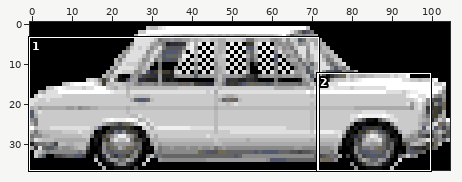
Pixel-art file, stored at static/coche7.aseprite. Above, an overview of the earlier version with the close-up marked.
Close-up. Before the edit:
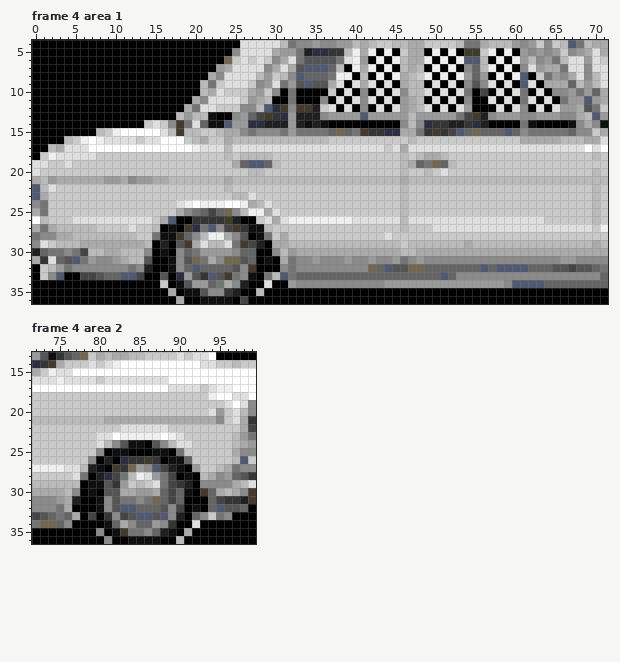
105x37 pixels, 4 frames. Shown: frame 4 area 1: x 0..71, y 4..36; frame 4 area 2: x 72..99, y 13..36.
After:
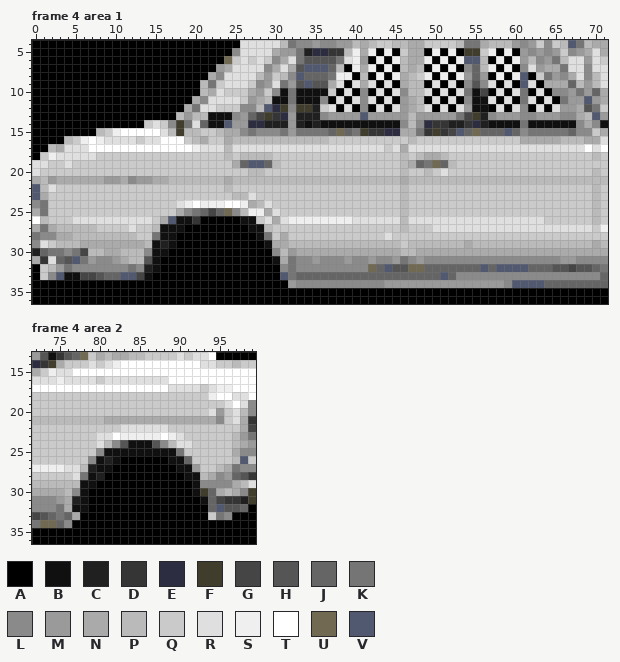
Palette (. is transparent): A #000000  B #101010  C #202020  D #353535  E #2d2d41  F #413d2d  G #454545  H #555555  J #656565  K #757575  L #8a8a8a  M #9a9a9a  N #aaaaaa  P #bababa  Q #cacaca  R #dfdfdf  S #efefef  T #ffffff  U #716951  V #515971
Change:
Frame 4 area 1:
y 10: x 31 A -> B; x 33..36 AAAA -> BBBB; x 55 A -> B
y 11: x 30..31 AA -> BB; x 33..35 AAA -> BBB; x 55..56 AA -> BB
y 12: x 55..56 AA -> BB
y 13: x 23..24 AA -> BB
y 14: x 37..45 AAAAAAAAA -> BBBBBBBBB; x 57..60 AAAA -> BBBB; x 63..66 AAAA -> BBBB
y 26: x 18..19 AA -> BB; x 21..27 DDDFCAA -> AAAAABB
y 27: x 16 A -> B; x 18..26 AFEKVLGFD -> BAAAAAAAA
y 28: x 18..26 FJLPSSNLH -> AAAAAAAAA
y 29: x 15 A -> B; x 17..29 AHFNRPPRKFGCA -> BAAAAAAAAAAAB
y 30: x 15 A -> B; x 18..27 LJKMMMMLJJ -> AAAAAAAAAA
y 31: x 15 A -> B; x 17..27 BLHUKNLUUHJ -> AAAAAAAAAAA; x 29..30 BA -> AB
y 32: x 15 A -> B; x 17..27 BLJVJJJJHLF -> AAAAAAAAAAA
y 33: x 4..5 AA -> BB; x 14 A -> B; x 16 H -> A; x 18..27 EMHDVHFKLB -> AAAAAAAAAA; x 29..30 KP -> AA
y 34: x 16 Q -> A; x 18..26 BHMMJKNLC -> AAAAAAAAA; x 29 R -> A
y 35: x 17 N -> A; x 19..25 BBHLLDC -> AAAAAAA; x 28 P -> A
y 36: x 18 N -> A; x 21..24 BBBB -> AAAA; x 26 G -> A
Frame 4 area 2:
y 24: x 86 A -> B
y 25: x 81 A -> B; x 84..86 AAA -> BBB; x 89 A -> B
y 26: x 80 A -> B; x 82..87 AEDDFD -> BAAAAA
y 27: x 81..89 AFDUMLVGC -> BAAAAAAAA; x 91 A -> B
y 28: x 79 A -> B; x 81..89 EGKPSRMKG -> AAAAAAAAA; x 92 A -> B
y 29: x 78 A -> B; x 80..92 BHDMQPQRKGDCA -> AAAAAAAAAAAAB
y 30: x 78..79 AB -> BA; x 81..92 HHNNMMNJGJBA -> AAAAAAAAAAAB
y 31: x 78 A -> B; x 80..90 BLHKKLKUJGJ -> AAAAAAAAAAA; x 93 A -> B
y 32: x 77..78 AA -> BB; x 80..90 BLHVVJJJHLG -> AAAAAAAAAAA; x 92 B -> A
y 33: x 79 G -> A; x 81..90 DLGHVVHVLC -> AAAAAAAAAA; x 92..93 JL -> AA
y 34: x 81..89 BJNLJJMLD -> AAAAAAAAA; x 92 R -> A
y 35: x 80 L -> A; x 82..89 BFKKLJCB -> AAAAAAAA; x 91 N -> A
y 36: x 81 L -> A; x 84..87 BBBB -> AAAA; x 90 P -> A
Boxes around the changes in both close-ups, in picture pixels (x1, y1, x2, y2):
changed: (272, 88, 400, 128)
changed: (472, 88, 568, 128)
changed: (216, 112, 232, 120)
changed: (144, 216, 280, 304)
changed: (64, 272, 80, 280)
changed: (72, 440, 208, 544)
